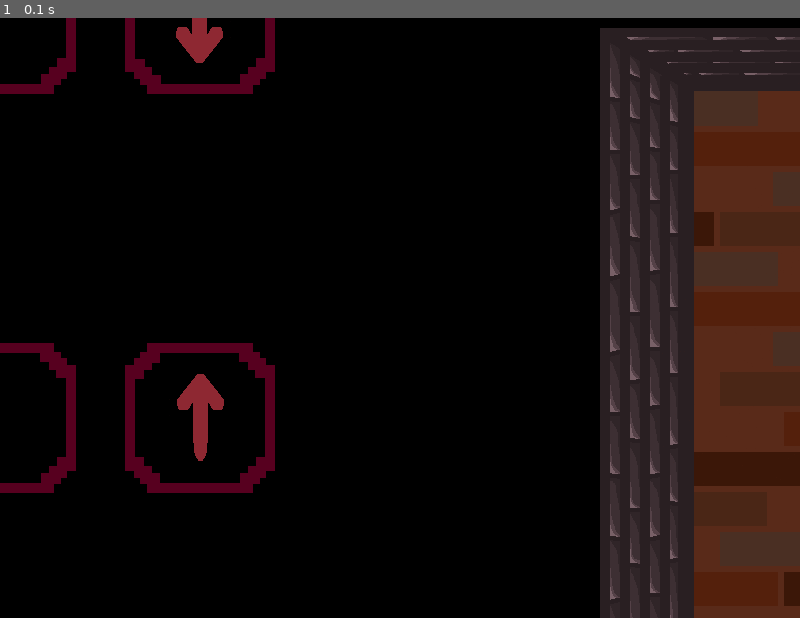
Above: before the commit, frame 1.
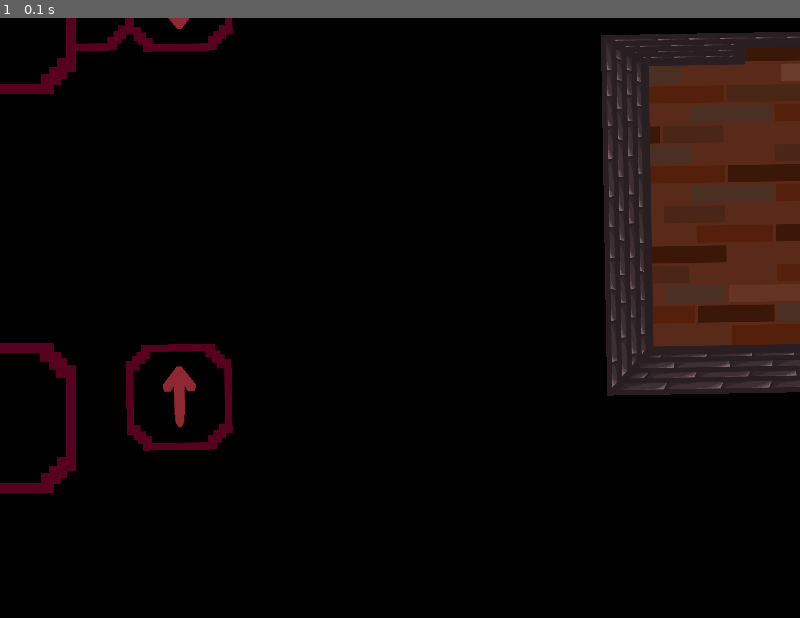
Above: after the commit, the same moment.

Repository: AJHS-Kelley/8b-ajhs-game-programming-23-24-ScullFoxx
Game: pygame game, started from gaming_excercises/09_finalProject/finalProject.py
The game is run twice, just before and just after one commit, with the same random seed, the same clock (stepped at 60 frames per second) and the same inputs.
Inputs:
- Up to frame 1 (0.1 s): no input

The runs differ from the first frame. In frame 1, 18% of the frame differs, in the area x 9-100%, y 0-100%.

Commit message:
Working on rotozoom

Diff:
--- a/gaming_excercises/09_finalProject/finalProject.py
+++ b/gaming_excercises/09_finalProject/finalProject.py
@@ -9,7 +9,7 @@
     y = 600
     xButOp1 = 200
     yButOp1 = 400
-    xButOp2 = 1
+    xButOp2 = 100
     yButOp2 = 1
     xButOp3 = 1
     xSlotOp1 = 1
@@ -76,9 +76,12 @@
 playerRect = playerSurf.get_rect(center = (900, 200))
 
 if resolution == 0:
-    pass
-elif resolution == 1:
-    pass
+    gameScreen = pygame.transform.rotozoom(gameScreen, 1, 0.5)
+    buttonUPSurf = pygame.transform.rotozoom(buttonUPSurf, 1, 0.7)
+    buttonDOWNSurf = pygame.transform.rotozoom(buttonDOWNSurf, 1, 0.7)
+    buttonLEFTSurf = pygame.transform.rotozoom(buttonLEFTSurf, 1, 0.7)
+    buttonRIGHTSurf = pygame.transform.rotozoom(buttonRIGHTSurf, 1, 0.7)
+
 while True:
     for event in pygame.event.get():
         if event.type == pygame.QUIT:
